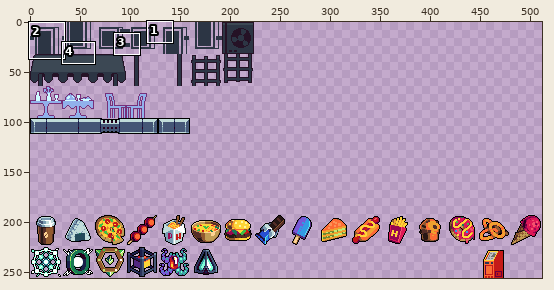
Sprite sheet: pics/CityTilesOverlay.png. The first picture is a wide view before the edit; the outline marks the close-up.
Close-up. Old version:
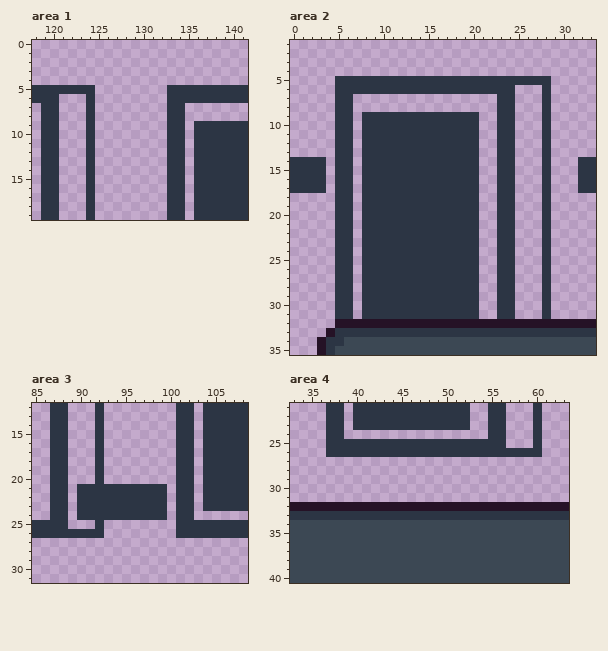
The file is 512x256 pixels. Pixels under 10% opacity are left out. Colours within 5 levels of each other are drawn and written as one. Shown: area 1: x 118..141, y 0..19; area 2: x 0..33, y 1..35; area 3: x 85..108, y 12..31; area 4: x 33..63, y 21..40. The commit also changed other parts of the picture, which this record leaves out.
New version:
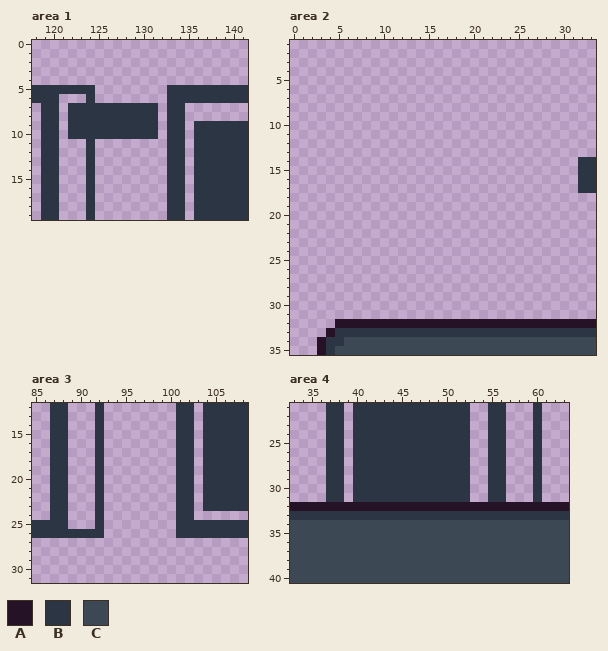
Palette (. is transparent): A #251226  B #2c3544  C #3c4854
Changes in this commit:
Area 1:
Colour B is added in rows 7 to 10 at x 122 to 123 and 125 to 131.
Area 2:
Colour B is removed in row 5 at x 5 to 28; in row 6 at x 5 to 24 and 28; in rows 7 to 8 at x 5 to 6, 23 to 24 and 28; in rows 9 to 13 at x 5 to 6, 8 to 20, 23 to 24 and 28; in rows 14 to 17 at x 0 to 3, 5 to 6, 8 to 20, 23 to 24 and 28; in rows 18 to 31 at x 5 to 6, 8 to 20, 23 to 24 and 28.
Area 3:
Colour B is removed in rows 21 to 24 at x 90 to 91 and 93 to 99.
Area 4:
Colour B is added in row 24 at x 40 to 52; in rows 27 to 31 at x 37 to 38, 40 to 52, 55 to 56 and 60.
Colour B is removed in row 25 at x 39 and 53 to 54; in row 26 at x 39, 53 to 54 and 57 to 59.
Pixel boxes of the changes (left, top, right, bottom) in both close-ups:
added: (68, 103, 158, 139)
erased: (290, 76, 551, 319)
erased: (77, 484, 167, 520)
changed: (326, 430, 542, 502)
